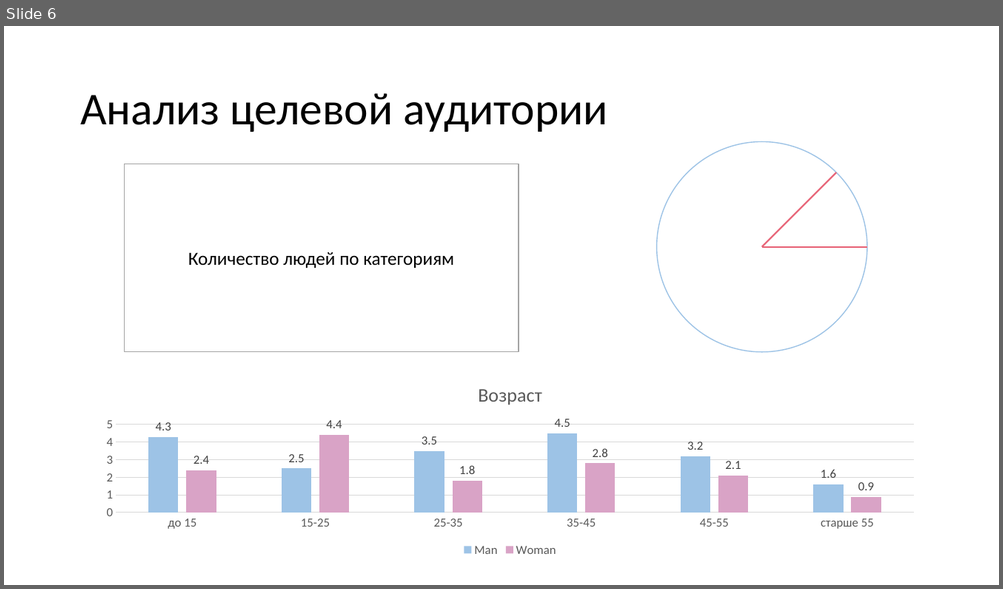
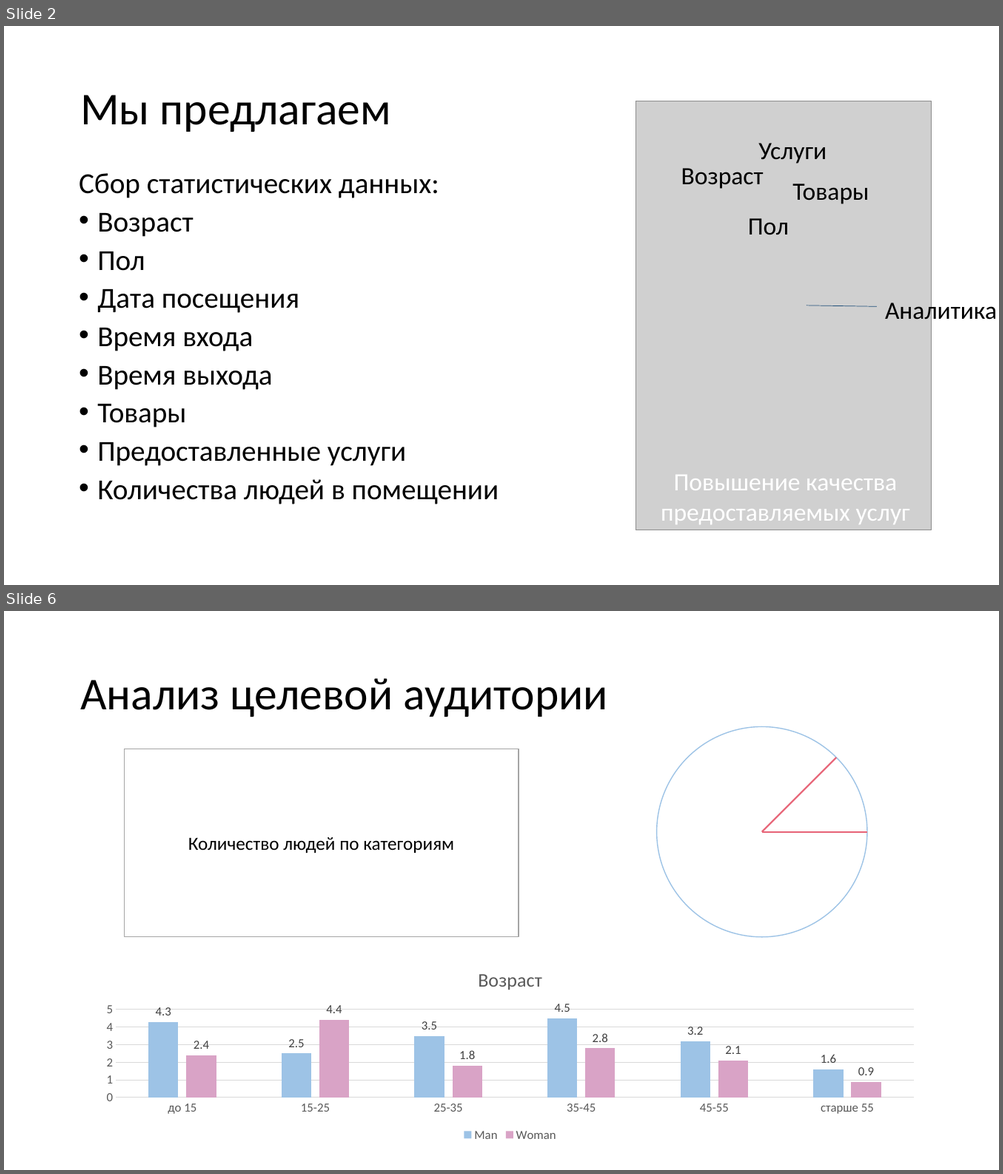
Before and after one commit to vadikko2/Hack_university, a slide deck: Hack_present - 2.pptx. Shown one above the other, each under a label of ours: slide 6 before the commit, slides 2 and 6 after it; the slides between them are not shown. The pictures are 1003x589 and 1003x1174 pixels, drawn with LibreOffice and Linux fonts; fonts in the diff are those of the drawing; grey boxes stand for pictures. Boxes give left, top, right and bottom in pixels: in the first picture for what was removed or moved away, otherwise in the second. Text is boxed around its words. In the diff, an @@ line names an element or a change of style, - is before the commit and + after.

```diff
--- a/Hack_present - 2.pptx
+++ b/Hack_present - 2.pptx
@@ slide 2 added at <box>4,26,999,585</box>, background #FFFFFF @@
@@ title added at <box>80,95,391,132</box>, 44 pt, text #000000 @@
+Мы предлагаем
@@ picture added at <box>636,101,931,531</box> @@
@@ text added at <box>758,143,826,164</box>, 24 pt, text #000000 @@
+Услуги
@@ text added at <box>79,173,499,505</box>, 28 pt, text #000000 @@
+Сбор статистических данных:
+• Возраст
+• Пол
+• Дата посещения
+• Время входа
+• Время выхода
+• Товары
+• Предоставленные услуги
+• Количества людей в помещении
@@ text added at <box>681,168,763,189</box>, 24 pt, text #000000 @@
+Возраст
@@ text added at <box>792,184,868,204</box>, 24 pt, text #000000 @@
+Товары
@@ text added at <box>748,218,788,235</box>, 24 pt, text #000000 @@
+Пол
@@ line added from (806, 306) to (877, 306), #1F4E79 0.5 pt @@
@@ text added at <box>885,298,996,325</box>, 24 pt, text #000000 @@
+Аналитика
@@ text added at <box>660,475,910,525</box>, 24 pt, text #FFFFFF @@
+Повышение качества предоставляемых услуг
```
Also in this commit, not shown: 4 slides changed, 1 other slide added, 1 slide removed, 2 other files.
